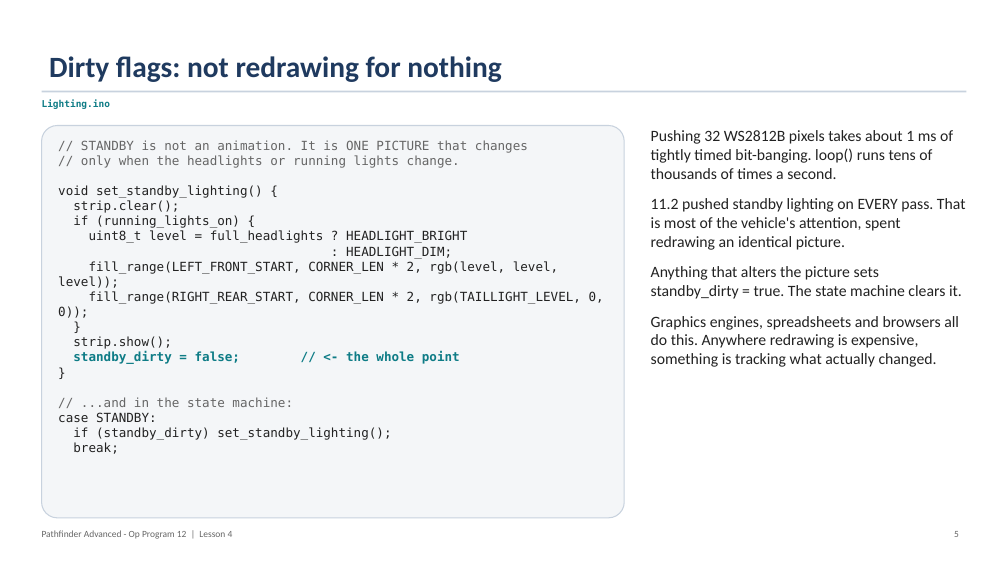
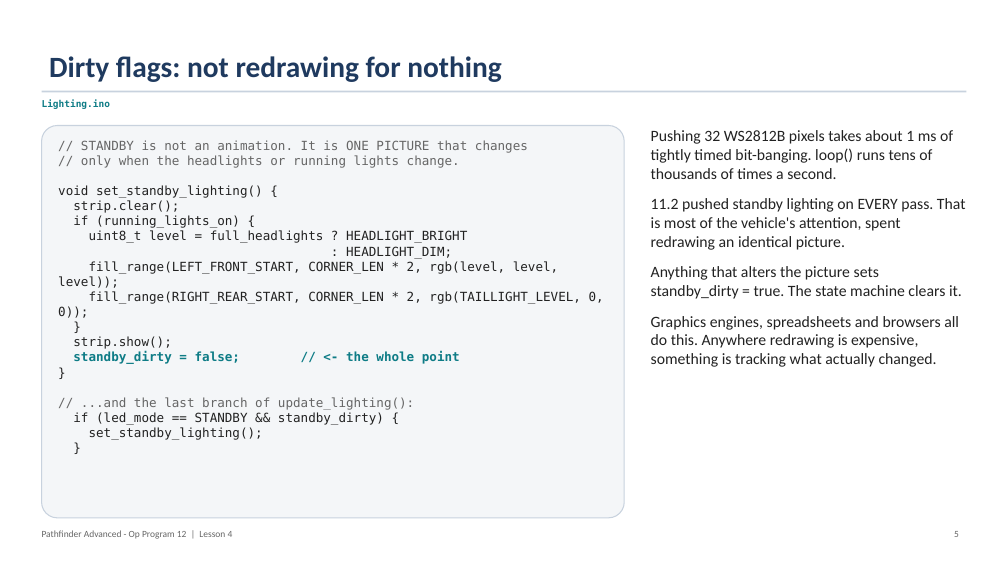
Before and after one commit to PorpoiseRobotics/porpoise-robotics, a slide deck: slide 6 of ground-vehicle/docs/courses/advanced/l4_lighting_state_machine.pptx. Drawn at 1008x567 pixels with LibreOffice and Linux fonts; fonts in the diff are those of the drawing. Boxes give left, top, right and bottom in pixels: in the first picture for what was removed or moved away, otherwise in the second. Text is boxed around its words. In the diff, an @@ line names an element or a change of style, - is before the commit and + after.

```diff
--- a/ground-vehicle/docs/courses/advanced/l4_lighting_state_machine.pptx
+++ b/ground-vehicle/docs/courses/advanced/l4_lighting_state_machine.pptx
@@ text in rounded rectangle at box(73, 397, 414, 440): text changed @@
-// ...and in the state machine:
-case STANDBY:
-if (standby_dirty) set_standby_lighting();
-break;
+// ...and the last branch of update_lighting():
+if (led_mode == STANDBY && standby_dirty) {
+set_standby_lighting();
+}
```
Also in this commit, not shown: 1 other slide changed, 20 other files.
